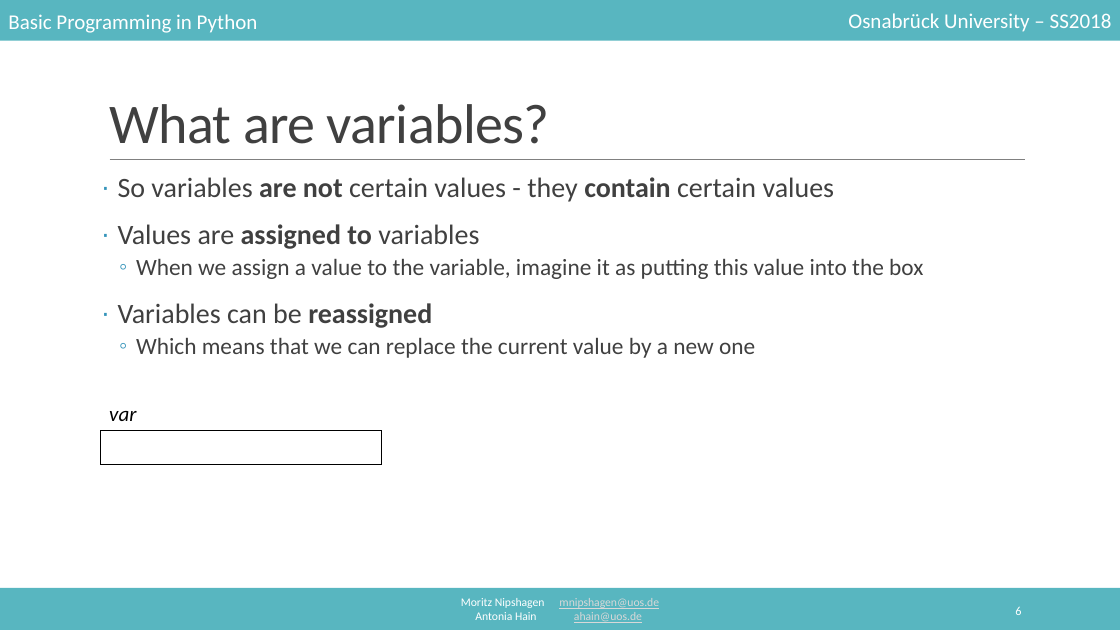
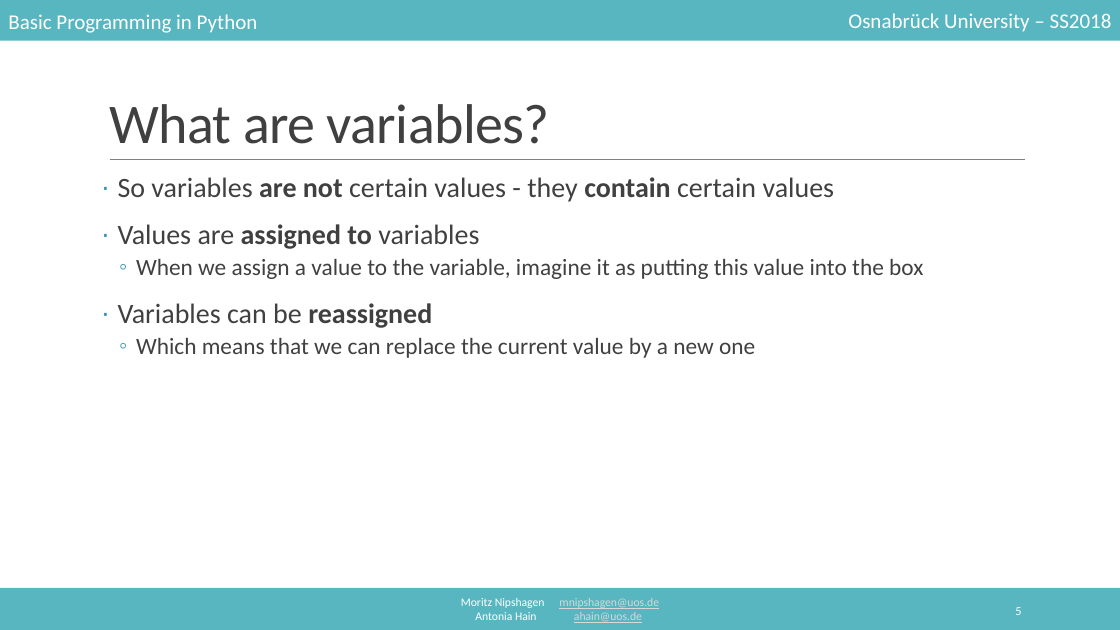
Before and after one commit to mnipshagen/monty, a slide deck: slide 5 of 2018/02/Syntax_and_variables.pptx (slide 6 before the commit). Drawn at 1120x630 pixels with LibreOffice and Linux fonts; fonts in the diff are those of the drawing. Boxes give left, top, right and bottom in pixels: in the first picture for what was removed or moved away, otherwise in the second. Text is boxed around its words. In the diff, an @@ line names an element or a change of style, - is before the commit and + after.

```diff
--- a/2018/02/Syntax_and_variables.pptx
+++ b/2018/02/Syntax_and_variables.pptx
@@ text removed at [109, 411, 136, 421] @@
-var
@@ rectangle removed at [101, 430, 381, 464] @@
@@ page number at [1015, 607, 1021, 615]: text changed @@
-6
+5
```
Also in this commit, not shown: 4 other slides changed, 3 slides removed, 1 other file.
